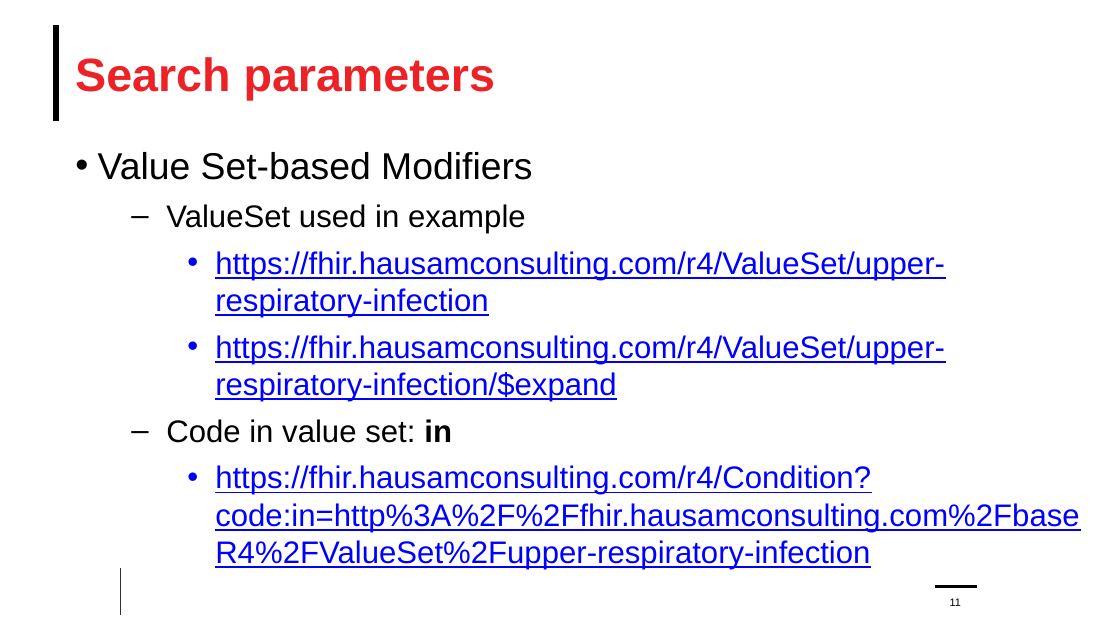
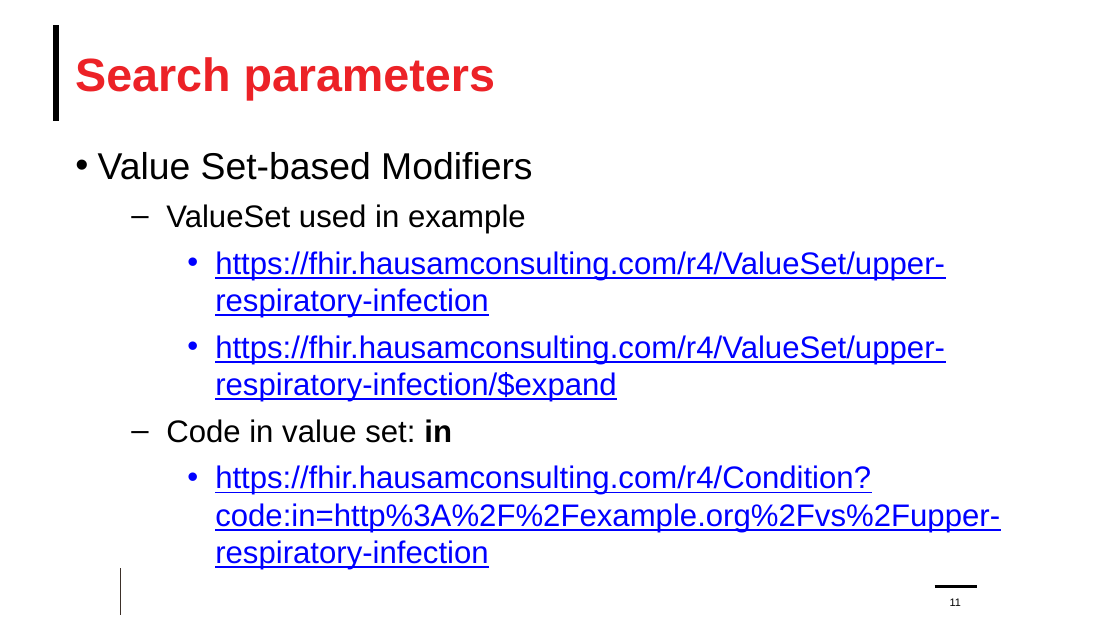
Before and after one commit to FHIR/documents, a slide deck: slide 11 of presentations/2021-11 Webinars/HL7 FHIR Terminology/FHIR-Terminology-Part-2-2021-12-01.pptx. Drawn at 1120x630 pixels with LibreOffice and Linux fonts; fonts in the diff are those of the drawing; background and template pictures are left out. Boxes give left, top, right and bottom in pixels: in the first picture for what was removed or moved away, otherwise in the second. Text is boxed around its words. In the diff, an @@ line names an element or a change of style, - is before the commit and + after.

```diff
--- a/presentations/2021-11 Webinars/HL7 FHIR Terminology/FHIR-Terminology-Part-2-2021-12-01.pptx
+++ b/presentations/2021-11 Webinars/HL7 FHIR Terminology/FHIR-Terminology-Part-2-2021-12-01.pptx
@@ text at box(215, 465, 1000, 570): text changed @@
-    • https://fhir.hausamconsulting.com/r4/Condition?code:in=http%3A%2F%2Ffhir.hausamconsulting.com%2FbaseR4%2FValueSet%2Fupper-respiratory-infection
+    • https://fhir.hausamconsulting.com/r4/Condition?code:in=http%3A%2F%2Fexample.org%2Fvs%2Fupper-respiratory-infection
```
Also in this commit, not shown: 13 other slides changed, 7 slides added, 2 slides removed.
